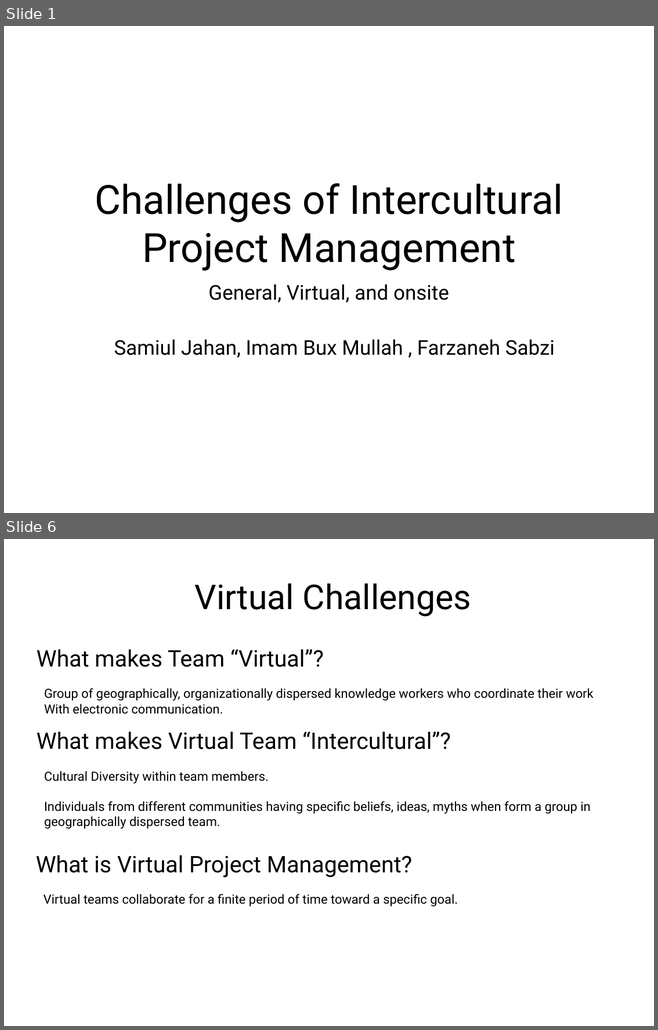
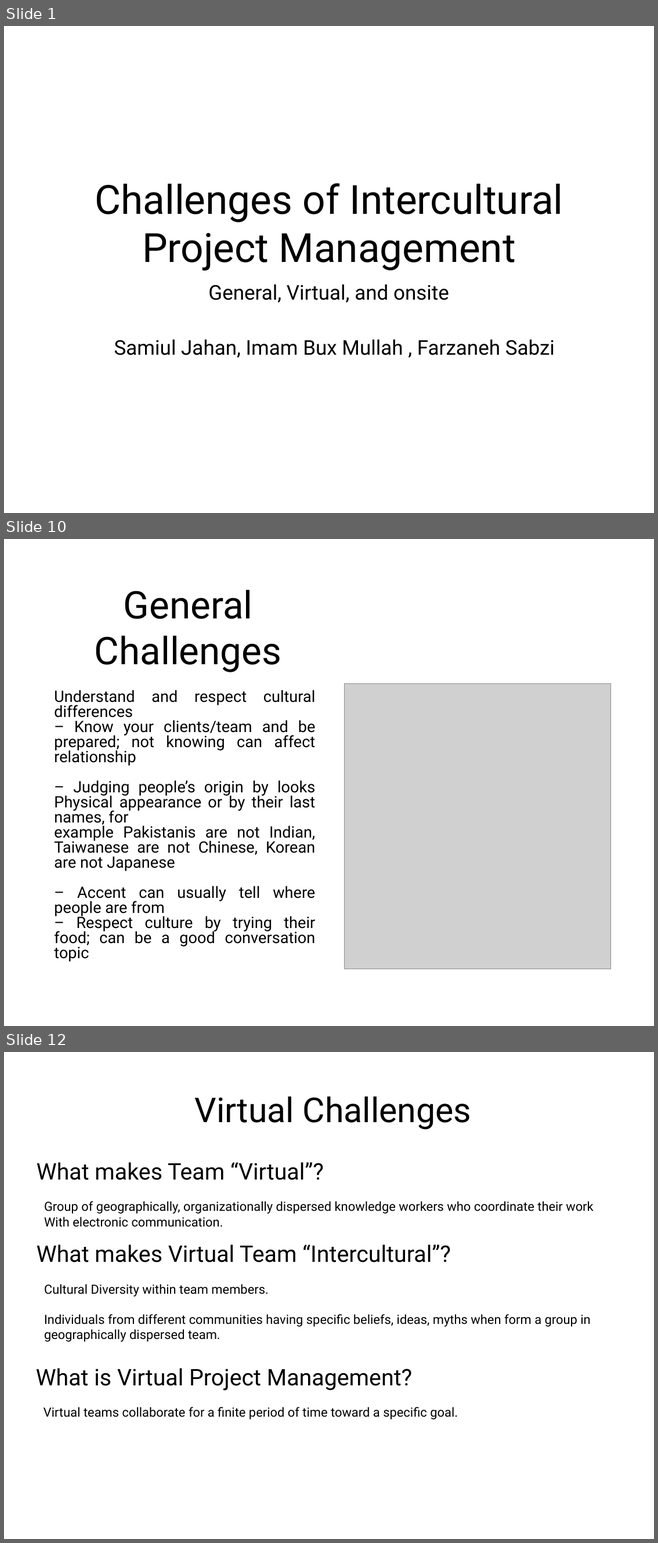
Before and after one commit to samiuljahan/IPM17, a slide deck: PPT.pptx. Shown one above the other, each under a label of ours: slides 1 and 6 before the commit, slides 1, 10 and 12 after it; the slides between them are not shown. The pictures are 658x1030 and 658x1543 pixels, drawn with LibreOffice and Linux fonts; fonts in the diff are those of the drawing; grey boxes stand for pictures. Boxes give left, top, right and bottom in pixels: in the first picture for what was removed or moved away, otherwise in the second. Text is boxed around its words. In the diff, an @@ line names an element or a change of style, - is before the commit and + after.

Commit message:
General challnges section updated
Updated the file. Added my parts, added agenda section

```diff
--- a/PPT.pptx
+++ b/PPT.pptx
@@ slide 10 added at (x1=4, y1=539, x2=654, y2=1026), background #FFFFFF @@
@@ title added at (x1=94, y1=589, x2=282, y2=672), 60 pt, text #000000 @@
+General Challenges
@@ text added at (x1=54, y1=690, x2=315, y2=962), 24.8 pt, text #000000 @@
+Understand and respect cultural differences
+– Know your clients/team and be prepared; not knowing can affect relationship
+– Judging people’s origin by looks Physical appearance or by their last names, for
+example Pakistanis are not Indian, Taiwanese are not Chinese, Korean are not Japanese
+– Accent can usually tell where people are from
+– Respect culture by trying their food; can be a good conversation topic
@@ picture added at (x1=344, y1=684, x2=610, y2=969) @@
@@ what was slide 6 is now slide 12 @@
```
Also in this commit, not shown: 3 slides changed, 6 other slides added, 1 slide removed.
